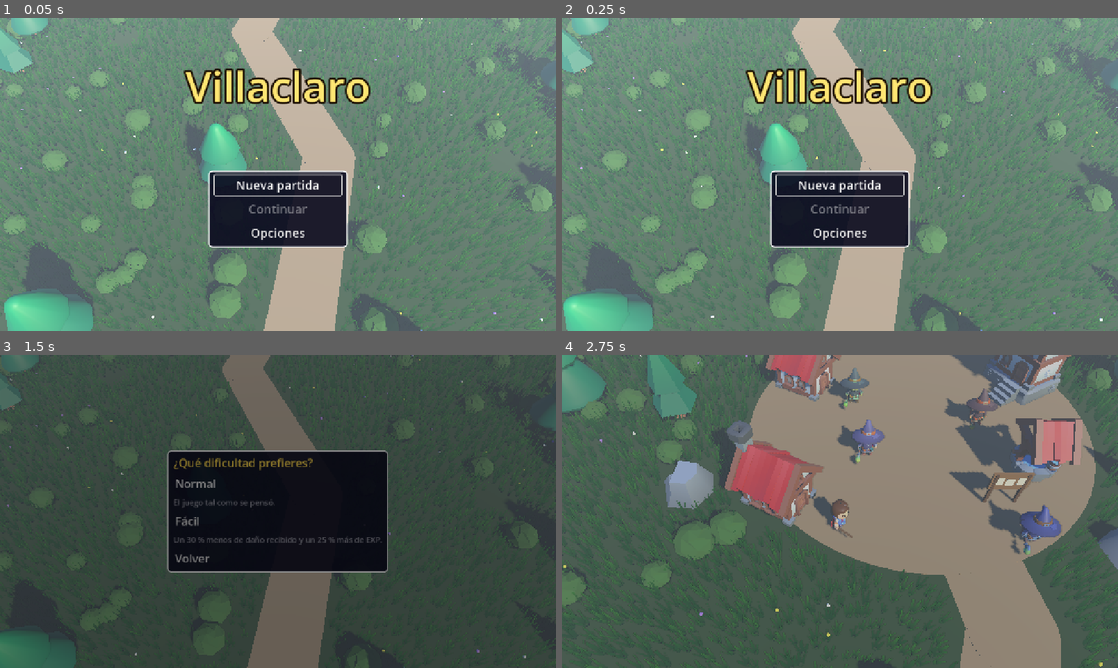
Above: before the commit, frames 1-4 (two rows, left to right).
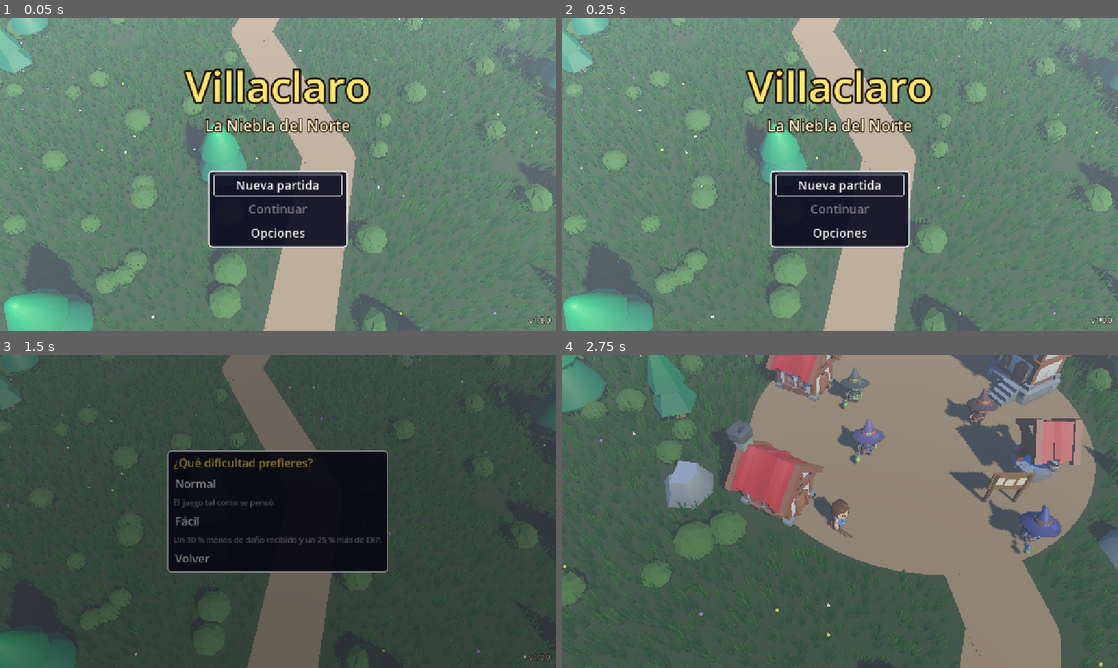
Above: after the commit, the same moments.

Repository: apergas/rpg-turnos
Game: Godot game, scene res://scenes/title/title.tscn
Two runs of this game, one before a commit and one after it. Both use one fixed random seed, a clock stepped at 60 frames per second and the inputs below.
Inputs (mouse positions are in pixels of both pictures, inside the frame that each line leads up to):
- Up to frame 1 (0.05 s): no input
- Up to frame 2 (0.25 s): no input
- Up to frame 3 (1.5 s): tap Enter (accept) at 0.5, 0.6 s; move the mouse to (400, 495) at 0.52 s; hold D (move_right) 0.53-1.25 s; click (400, 495) at 0.67 s; click "Normal" at 1.25 s
- Up to frame 4 (2.75 s): tap Enter (accept) at 2 s; drag from (728, 527) to (812, 574) at 2.02 s

The runs differ from the first frame. In frame 1, 0.9% of the frame differs, in the area x 36-100%, y 32-98%; in frame 2, 0.9%; in frame 3, less than 0.1%; in frame 4, nothing differs.

Commit message:
Name the game, add its icon, cover, version, desktop presets and itch.io text

Diff:
--- a/icon.svg
+++ /dev/null
@@ -1 +0,0 @@
-<svg xmlns="http://www.w3.org/2000/svg" width="128" height="128"><rect width="124" height="124" x="2" y="2" fill="#363d52" stroke="#212532" stroke-width="4" rx="14"/><g fill="#fff" transform="translate(12.322 12.322)scale(.101)"><path d="M105 673v33q407 354 814 0v-33z"/><path fill="#478cbf" d="m105 673 152 14q12 1 15 14l4 67 132 10 8-61q2-11 15-15h162q13 4 15 15l8 61 132-10 4-67q3-13 15-14l152-14V427q30-39 56-81-35-59-83-108-43 20-82 47-40-37-88-64 7-51 8-102-59-28-123-42-26 43-46 89-49-7-98 0-20-46-46-89-64 14-123 42 1 51 8 102-48 27-88 64-39-27-82-47-48 49-83 108 26 42 56 81zm0 33v39c0 276 813 276 814 0v-39l-134 12-5 69q-2 10-14 13l-162 11q-12 0-16-11l-10-65H446l-10 65q-4 11-16 11l-162-11q-12-3-14-13l-5-69z"/><path d="M483 600c0 34 58 34 58 0v-86c0-34-58-34-58 0z"/><circle cx="725" cy="526" r="90"/><circle cx="299" cy="526" r="90"/></g><g fill="#414042" transform="translate(12.322 12.322)scale(.101)"><circle cx="307" cy="532" r="60"/><circle cx="717" cy="532" r="60"/></g></svg>
--- a/project.godot
+++ b/project.godot
@@ -10,11 +10,14 @@
 
 [application]
 
-config/name="rpg-turnos"
-config/version="0.1"
+config/name="Villaclaro: la Niebla del Norte"
+config/version="1.0.0"
+config/use_custom_user_dir=true
+config/custom_user_dir_name="Godot/app_userdata/rpg-turnos"
+boot_splash/show_image=false
 run/main_scene="res://scenes/title/title.tscn"
 config/features=PackedStringArray("4.7", "GL Compatibility")
-config/icon="res://icon.svg"
+config/icon="res://icon.png"
 
 [display]
 
--- a/scripts/title/title_screen.gd
+++ b/scripts/title/title_screen.gd
@@ -18,6 +18,9 @@
 const AUTOPLAY_NAME := "Rocío"
 const TITLE_TEXT := "Villaclaro"
 const TITLE_SIZE := 96
+const SUBTITLE_TEXT := "La Niebla del Norte"
+const SUBTITLE_SIZE := 36
+const VERSION_SIZE := 18
 const FONT_SIZE := 28
 const FADE_TIME := 0.4
 ## Where the menu's room starts under the title.
@@ -237,6 +240,28 @@
 	_title_label = title
 	title.set_anchors_and_offsets_preset(Control.PRESET_CENTER_TOP, \
 		Control.PRESET_MODE_MINSIZE, 90)
+	var subtitle := Label.new()
+	subtitle.text = SUBTITLE_TEXT
+	subtitle.horizontal_alignment = HORIZONTAL_ALIGNMENT_CENTER
+	subtitle.add_theme_font_size_override("font_size", SUBTITLE_SIZE)
+	subtitle.add_theme_color_override("font_color", Color(1.0, 0.95, 0.8))
+	subtitle.add_theme_color_override("font_outline_color", Color(0.1, 0.05, 0.0))
+	subtitle.add_theme_constant_override("outline_size", 10)
+	title.add_child(subtitle)  # it comes and goes with the title
+	subtitle.set_anchors_preset(Control.PRESET_BOTTOM_WIDE)
+	subtitle.offset_left = 0.0
+	subtitle.offset_right = 0.0
+	subtitle.offset_top = 0.0
+	subtitle.offset_bottom = 0.0
+	subtitle.grow_horizontal = Control.GROW_DIRECTION_BOTH
+	subtitle.grow_vertical = Control.GROW_DIRECTION_END
+	var version := Label.new()
+	version.text = "v%s" % ProjectSettings.get_setting("application/config/version")
+	version.add_theme_font_size_override("font_size", VERSION_SIZE)
+	version.add_theme_color_override("font_outline_color", Color(0.1, 0.05, 0.0))
+	version.add_theme_constant_override("outline_size", 6)
+	root.add_child(version)
+	version.set_anchors_and_offsets_preset(Control.PRESET_BOTTOM_RIGHT, 		Control.PRESET_MODE_MINSIZE, 12)
 	var center := CenterContainer.new()
 	center.set_anchors_preset(Control.PRESET_FULL_RECT)
 	center.offset_top = MENU_TOP
--- a/scripts/ui/display_settings.gd
+++ b/scripts/ui/display_settings.gd
@@ -6,6 +6,7 @@
 
 
 static func apply(window: Window, options: GameOptions) -> void:
+	window.title = ProjectSettings.get_setting("application/config/name")
 	window.content_scale_factor = GameOptions.LARGE_TEXT_SCALE if options.large_text else 1.0
 	if not OS.has_feature("web"):
 		var is_fullscreen := window.mode == Window.MODE_FULLSCREEN
Not shown, added: docs/itch/.gdignore
Binary file added: docs/itch/captura-1.png
Binary file added: docs/itch/captura-2.png
Binary file added: docs/itch/captura-3.png
Binary file added: docs/itch/captura-4.png
Binary file added: docs/itch/captura-5.png
Binary file added: docs/itch/portada.png
Not shown, changed: export_presets.cfg
Binary file added: icon.png
Not shown, changed: icon.png.import
Not shown, added: CHANGELOG.md
Not shown, added: docs/itch/descripcion.md
